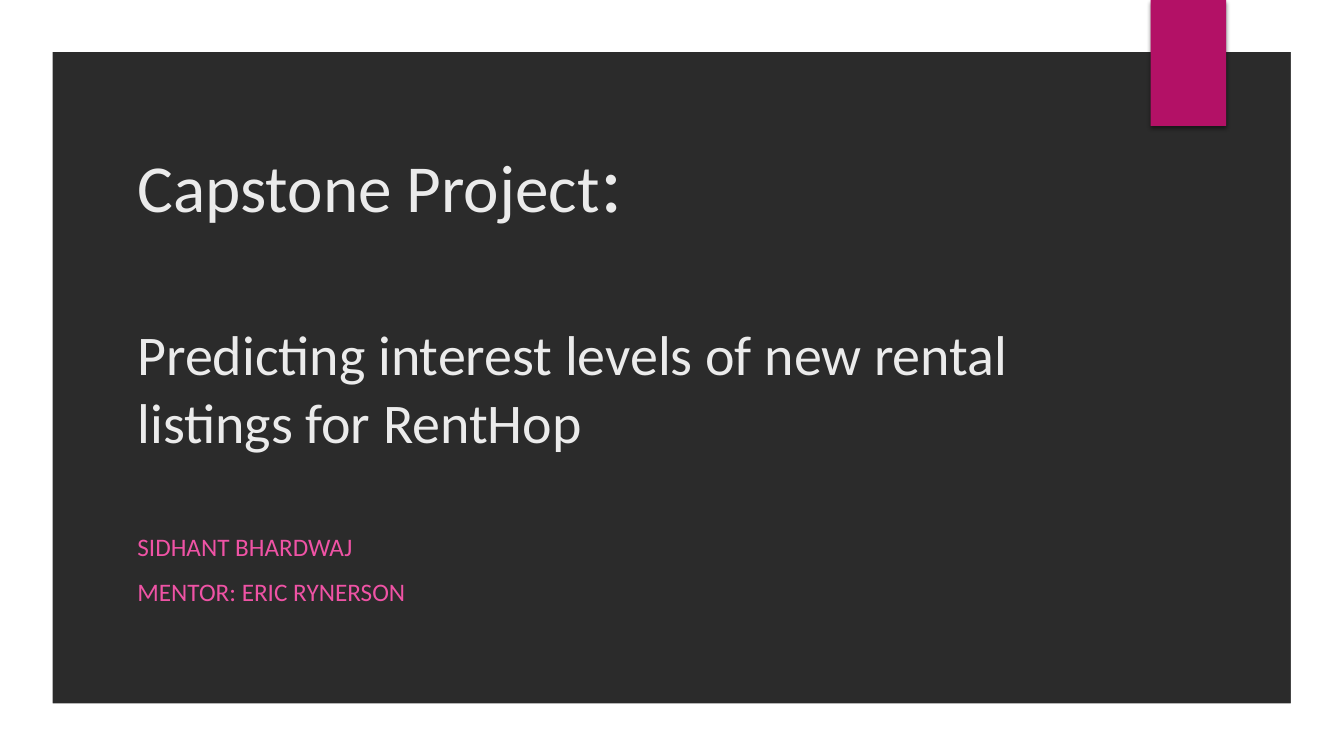
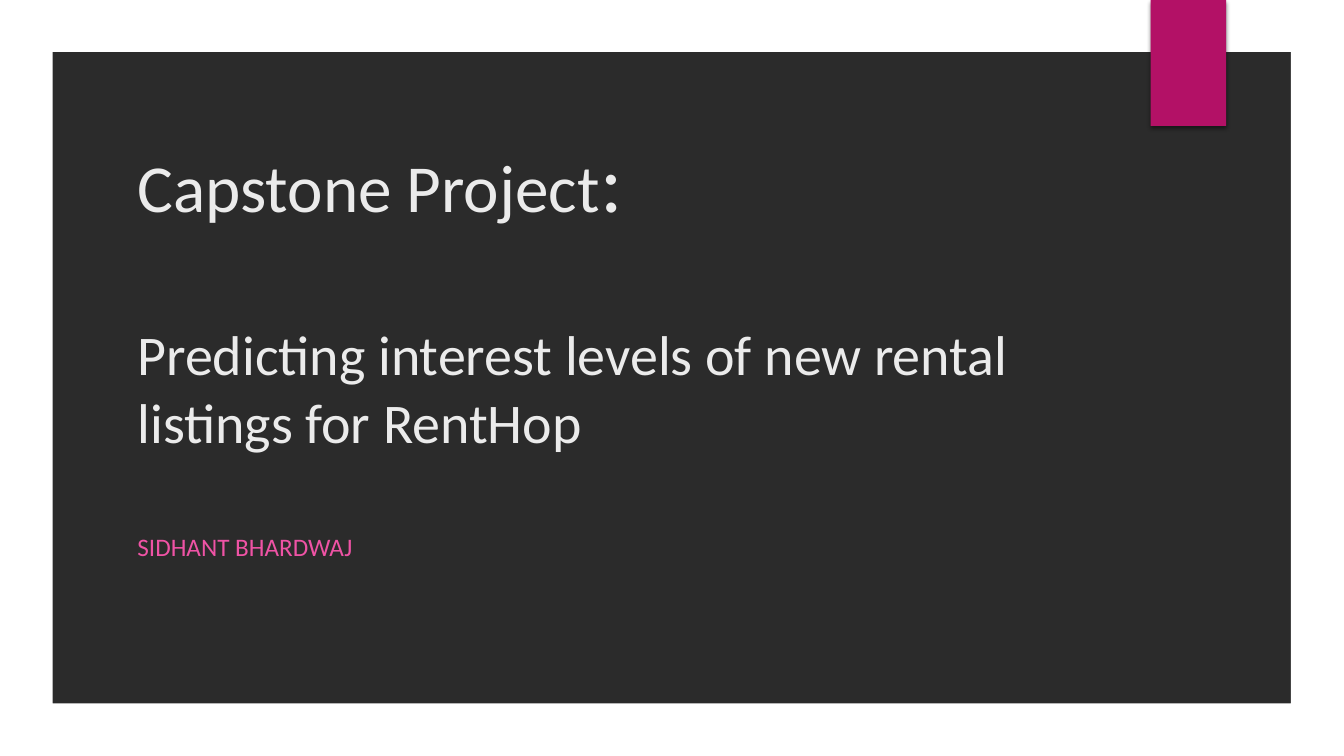
Before and after one commit to SidhantAB/Springboard-data-science-intensive-Capstone-project, a slide deck: slide 1 of Capstone Project Presentation.pptx. Drawn at 1344x756 pixels with LibreOffice and Linux fonts; fonts in the diff are those of the drawing; background and template pictures are left out; a plain dark background stands for a picture behind light text. Boxes give left, top, right and bottom in pixels: in the first picture for what was removed or moved away, otherwise in the second. Text is boxed around its words. In the diff, an @@ line names an element or a change of style, - is before the commit and + after.

```diff
--- a/Capstone Project Presentation.pptx
+++ b/Capstone Project Presentation.pptx
@@ subtitle at <box>137,584,405,601</box>: paragraph removed @@
-MENTOR: ERIC RYNERSON
```
Also in this commit, not shown: 1 other slide changed, 3 slides added.
